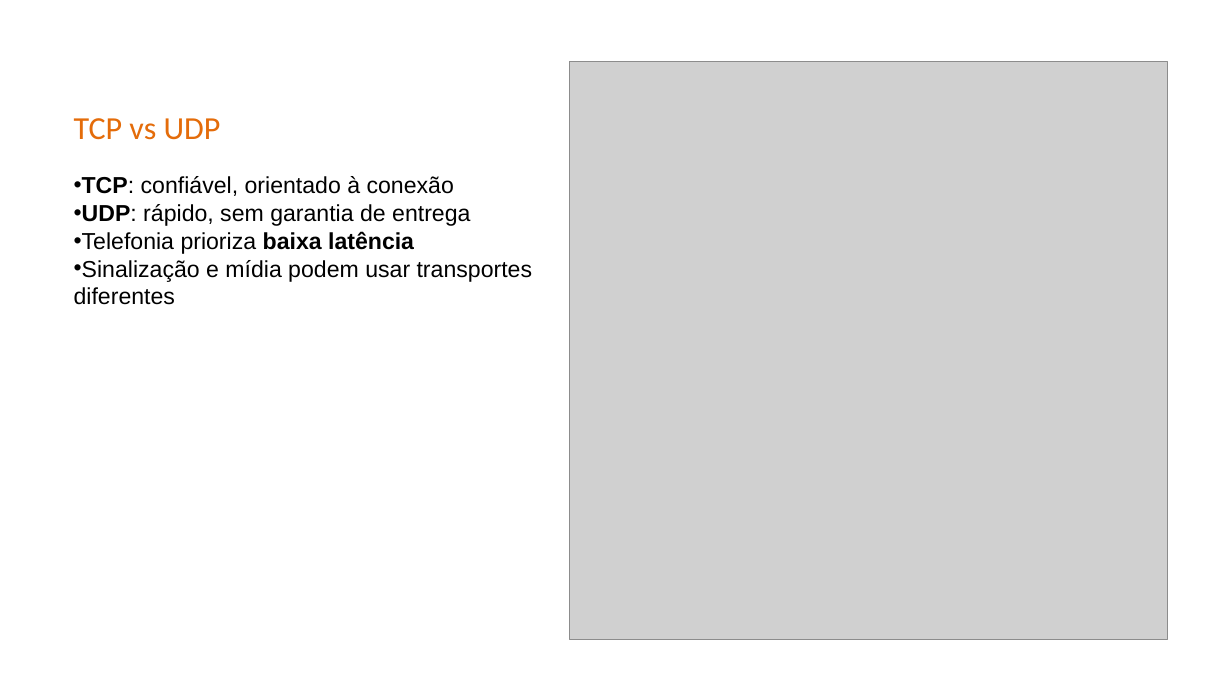
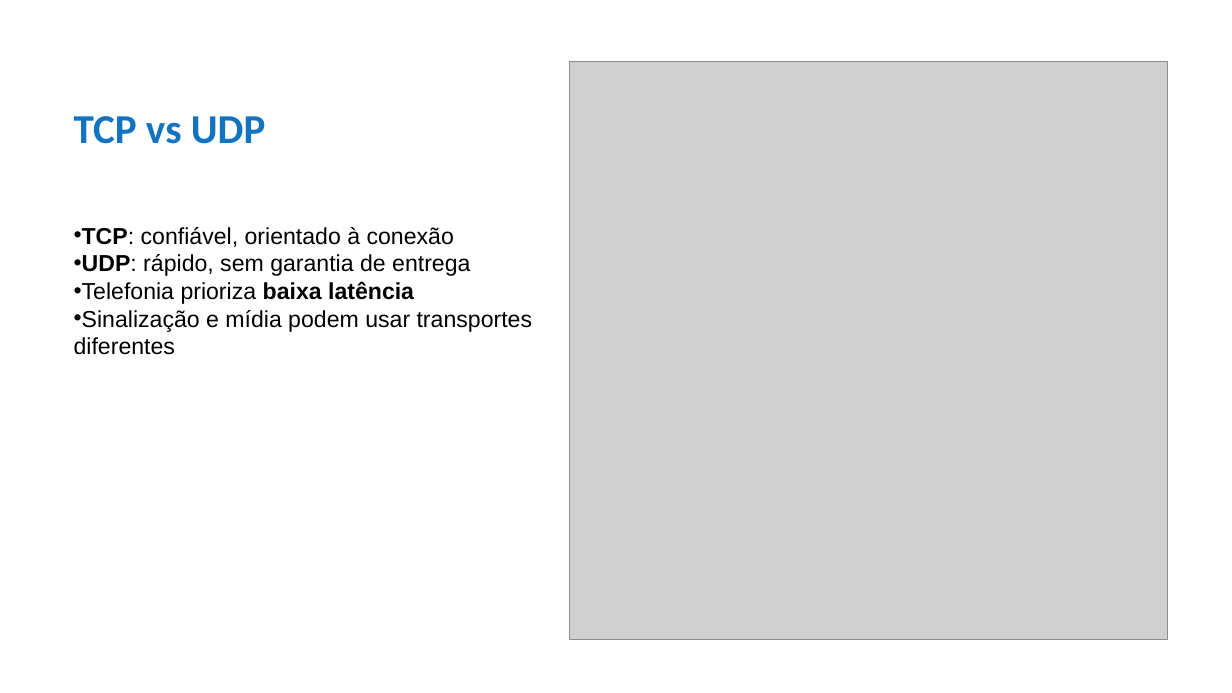
Before and after one commit to maiconrogerrosario/siprec_server, a slide deck: slide 3 of Arquitetura de Telefonia.pptx (slide 2 before the commit). Drawn at 1232x693 pixels with LibreOffice and Linux fonts; fonts in the diff are those of the drawing; grey boxes stand for pictures. Boxes give left, top, right and bottom in pixels: in the first picture for what was removed or moved away, otherwise in the second. Text is boxed around its words. In the diff, an @@ line names an element or a change of style, - is before the commit and + after.

```diff
--- a/Arquitetura de Telefonia.pptx
+++ b/Arquitetura de Telefonia.pptx
@@ text "TCP vs UDP" at <box>74,116,266,144</box>: size 25 to 32 pt, text colour #E46C0A to #1273C0, bold on @@
@@ text "TCP: confiável, orientado à conexão": place and size @@
-text "TCP: confiável, orientado à conexão" at <box>74,176,532,305</box>
+text "TCP: confiável, orientado à conexão" at <box>74,227,532,355</box>
```
Also in this commit, not shown: 14 other slides changed, 6 slides added, 3 slides removed.
